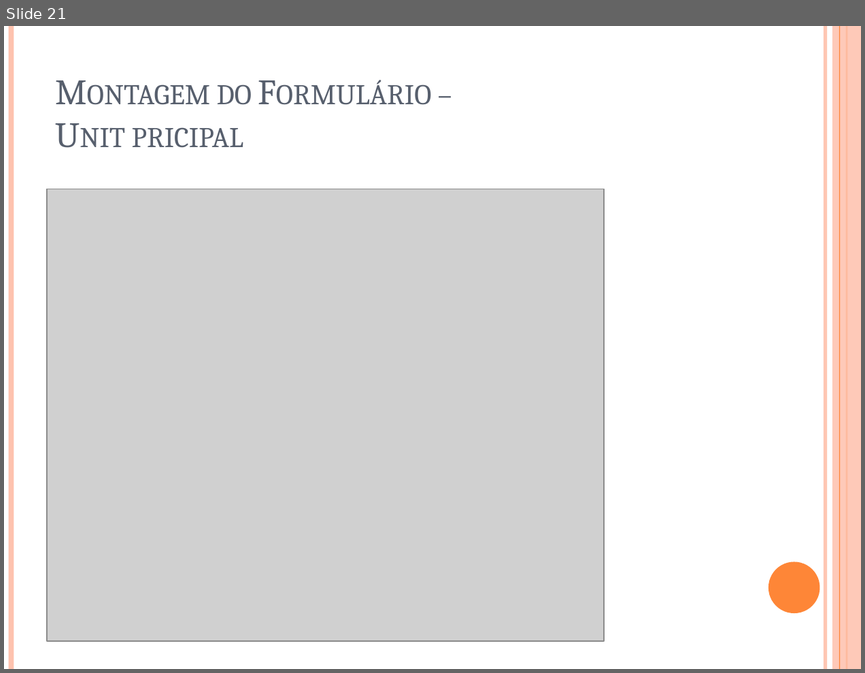
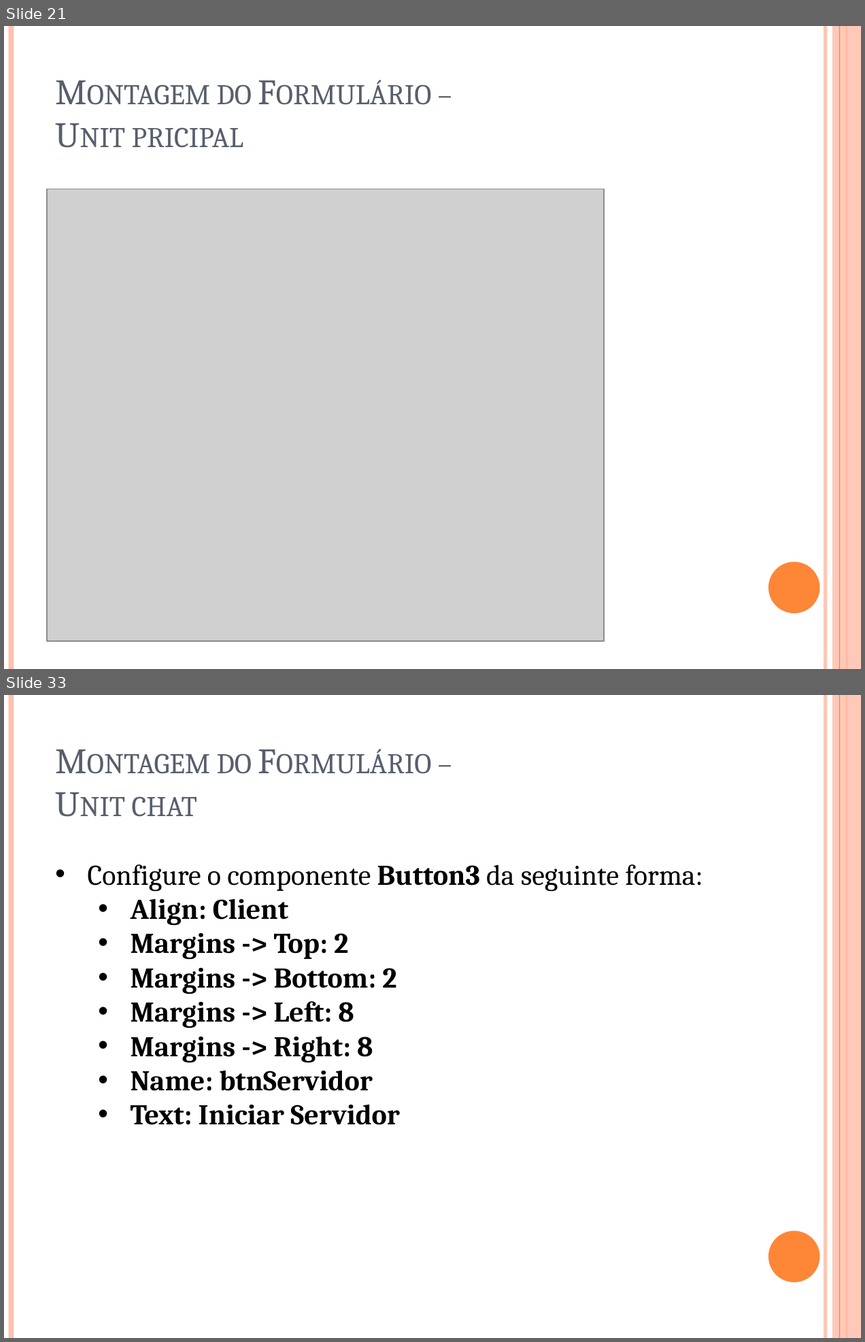
Before and after one commit to igorscandido/Conexao-Bluetooth-usando-Delphi, a slide deck: Stuff/Conexão Bluetooth usando Delphi.pptx. Shown one above the other, each under a label of ours: slide 21 before the commit, slides 21 and 33 after it; the slides between them are not shown. The pictures are 865x673 and 865x1342 pixels, drawn with LibreOffice and Linux fonts; fonts in the diff are those of the drawing; grey boxes stand for pictures. Boxes give left, top, right and bottom in pixels: in the first picture for what was removed or moved away, otherwise in the second. Text is boxed around its words. In the diff, an @@ line names an element or a change of style, - is before the commit and + after.

Commit message:
New Form Chat with Design done and PDF Edited

```diff
--- a/Stuff/Conexão Bluetooth usando Delphi.pptx
+++ b/Stuff/Conexão Bluetooth usando Delphi.pptx
@@ slide 33 added at [4,695,861,1338], background #FFFFFF; not listed: 6 template elements that a slide beside it also shows @@
@@ title added at [132,753,252,817], 30 pt, text #575F6D, small capitals @@
+Montagem do Formulário –
+Unit chat
@@ text added at [88,864,702,1125], 24 pt, text #000000, bold @@
+• Configure o componente Button3 da seguinte forma:
+  • Align: Client
+  • Margins -> Top: 2
+  • Margins -> Bottom: 2
+  • Margins -> Left: 8
+  • Margins -> Right: 8
+  • Name: btnServidor
+  • Text: Iniciar Servidor
```
Also in this commit, not shown: 1 slide changed, 15 other slides added, 32 other files.
